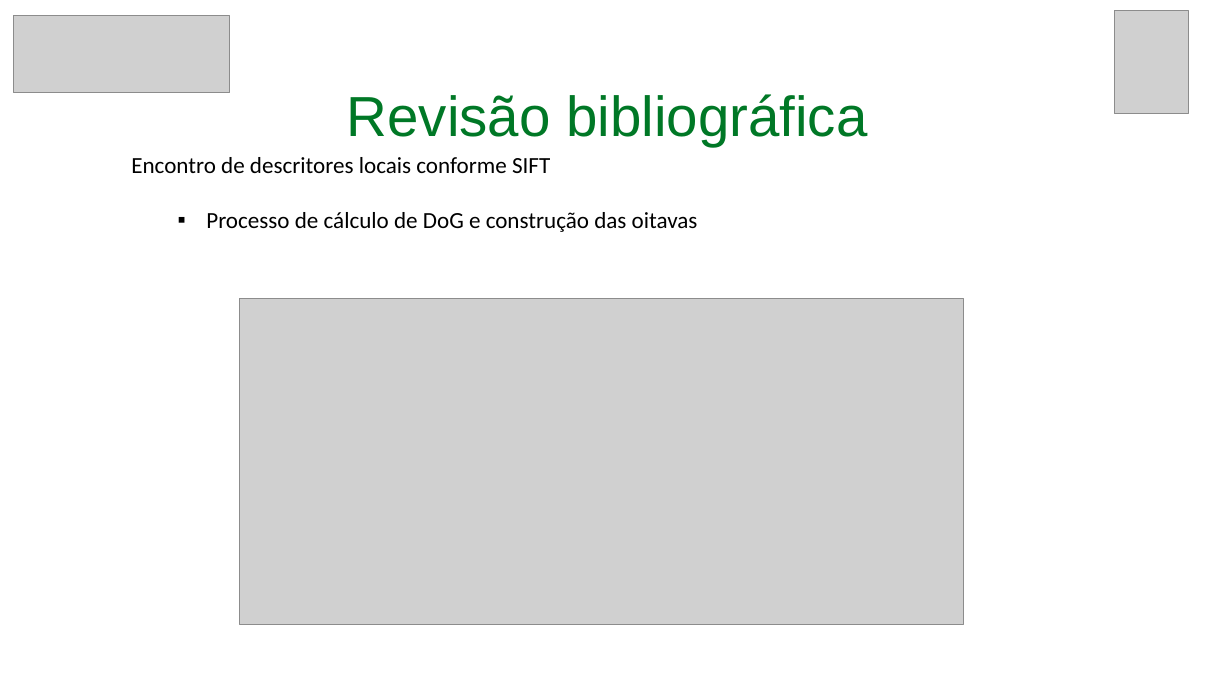
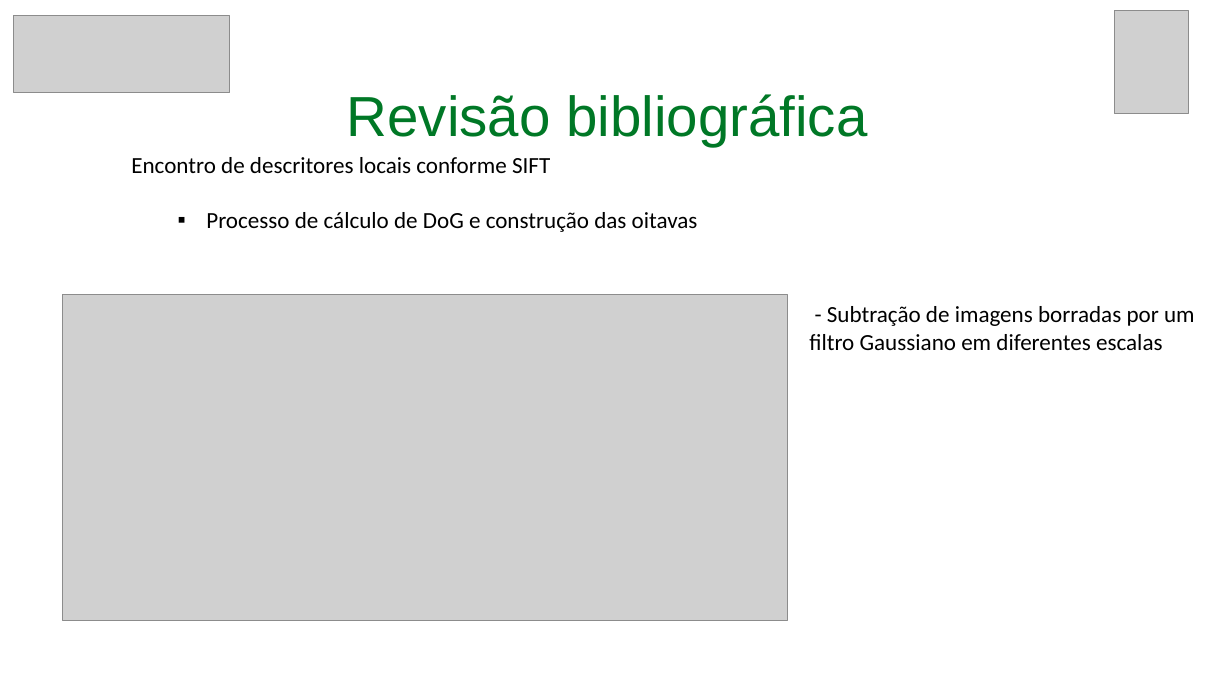
Before and after one commit to RoDiLki/TCC, a slide deck: slide 9 of Defesa TCC1.pptx. Drawn at 1232x693 pixels with LibreOffice and Linux fonts; fonts in the diff are those of the drawing; grey boxes stand for pictures. Boxes give left, top, right and bottom in pixels: in the first picture for what was removed or moved away, otherwise in the second. Text is boxed around its words. In the diff, an @@ line names an element or a change of style, - is before the commit and + after.

```diff
--- a/Defesa TCC1.pptx
+++ b/Defesa TCC1.pptx
@@ picture: place and size @@
-picture at [239,299,964,625]
+picture at [63,295,787,621]
@@ text added at [809,306,1195,350], 18 pt, text #000000 @@
+- Subtração de imagens borradas por um filtro Gaussiano em diferentes escalas
```
Also in this commit, not shown: 2 other slides changed, 2 slides added.
